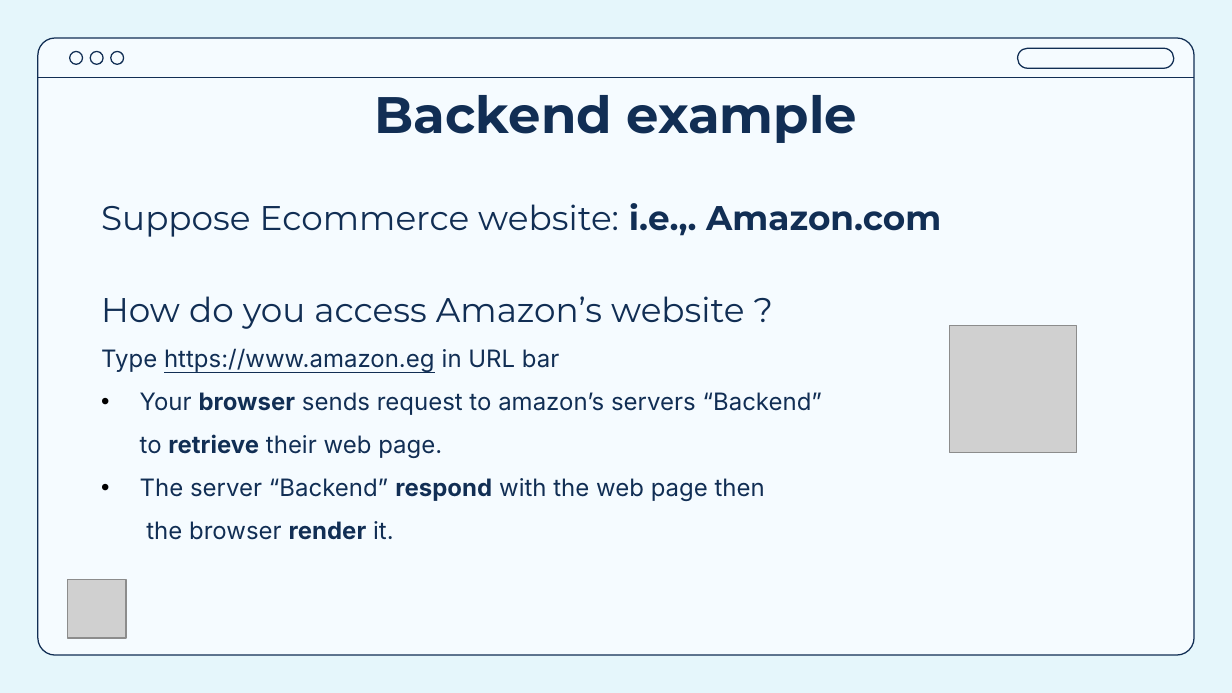
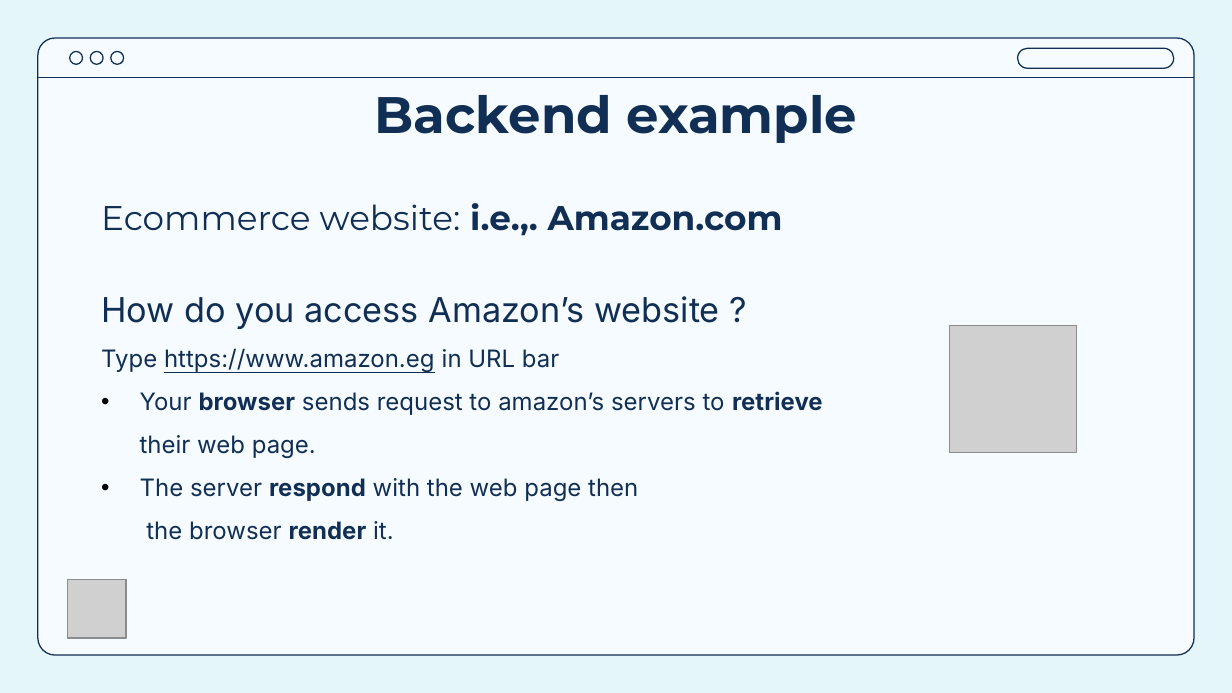
Before and after one commit to Ahmed-Khaled24/Node-workshop, a slide deck: slide 7 of Session 1 - Node Intro/Session 1.pptx (slide 6 before the commit). Drawn at 1232x693 pixels with LibreOffice and Linux fonts; fonts in the diff are those of the drawing; grey boxes stand for pictures. Boxes give left, top, right and bottom in pixels: in the first picture for what was removed or moved away, otherwise in the second. Text is boxed around its words. In the diff, an @@ line names an element or a change of style, - is before the commit and + after.

```diff
--- a/Session 1 - Node Intro/Session 1.pptx
+++ b/Session 1 - Node Intro/Session 1.pptx
@@ text at bbox=[101, 203, 783, 236]: text changed @@
-Suppose Ecommerce website: i.e.,. Amazon.com
+Ecommerce website: i.e.,. Amazon.com
@@ text at bbox=[101, 296, 720, 329]: font Montserrat to Inter in "How do you access Amazon’s website ?" @@
@@ text at bbox=[140, 391, 823, 540]: text changed @@
-• Your browser sends request to amazon’s servers “Backend”
-  to retrieve their web page.
-• The server “Backend” respond with the web page then
-  the browser render it.
+• Your browser sends request to amazon’s servers to retrieve their web page.
+• The server respond with the web page then
+  the browser render it.
```
Also in this commit, not shown: 4 other slides changed, 4 slides added, 5 other files.
